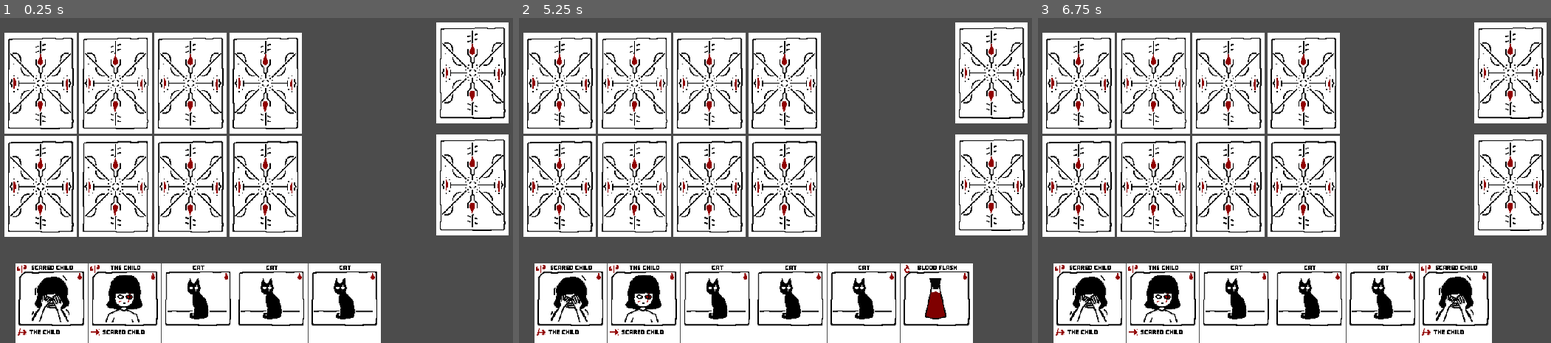
Above: before the commit, frames 1-3 (left to right).
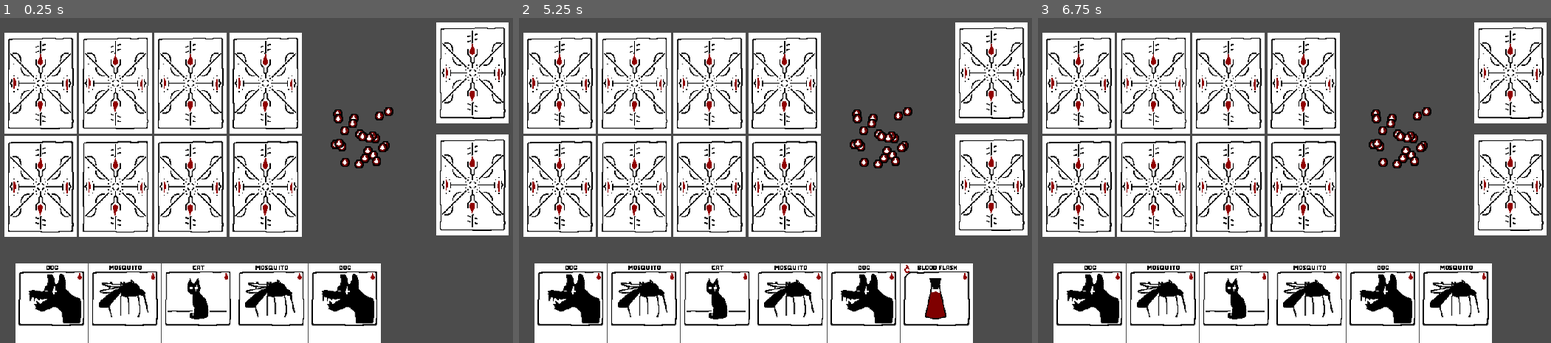
Above: after the commit, the same moments.

Repository: Lilith-In-Starlight/Bloodless
Game: Godot game, scene res://Game.tscn
Same seed, same stepped clock (60 frames per second), same inputs: the game is played once before the commit and once after it.
Inputs (mouse positions are in pixels of both pictures, inside the frame that each line leads up to):
- Up to frame 1 (0.25 s): no input
- Up to frame 2 (5.25 s): click (570, 313) at 0.52 s; click (570, 313) at 1.27 s; click (642, 313) at 2.02 s; click (719, 313) at 2.77 s; click (790, 313) at 3.52 s; click (862, 313) at 4.27 s; click (990, 183) at 5 s
- Up to frame 3 (6.75 s): click (1453, 313) at 5.77 s; click (1509, 73) at 6.5 s

The runs differ from the first frame. In frame 1, 4.0% of the frame differs, in the area x 3-77%, y 27-98%; in frame 2, 4.0%; in frame 3, 4.7%, in the area x 3-87%, y 27-98%.

Commit message:
Added new cards

Diff:
--- a/CardManager.gd
+++ b/CardManager.gd
@@ -11,21 +11,33 @@
 
 
 func _ready() -> void:
-	var child := Card.new("The Child", 2, 2, 2, 2)
+	var child := Card.new("The Child", 2, 2, 2, 3)
 	child.image = preload("res://CardParts/CardImages/Child.png")
 	child.hability_one = "molochian"
 	child.evolve = "Scared Child"
 	cards.append(child)
 
-	var scared_child := Card.new("Scared Child", 4, 3, 2, 2)
+	var scared_child := Card.new("Scared Child", 4, 3, 2, 3)
 	scared_child.image = preload("res://CardParts/CardImages/ScaredChild.png")
 	scared_child.hability_one = "molochian"
 	scared_child.require = "The Child"
 	cards.append(scared_child)
 
-	var cat := Card.new("Cat", 2, 1, 2, 1)
+	var cat := Card.new("Cat", 2, 1, 1, 2)
 	cat.image = preload("res://CardParts/CardImages/Cat.png")
 	cards.append(cat)
+
+	var dog := Card.new("Dog", 1, 1, 1, 1)
+	dog.image = preload("res://CardParts/CardImages/Dog.png")
+	cards.append(dog)
+
+	var mosquito := Card.new("Mosquito", 1, 1, 1, 1)
+	mosquito.image = preload("res://CardParts/CardImages/Mosquito.png")
+	cards.append(mosquito)
+
+	var centi := Card.new("Centipede", 1, 1, 2, 1)
+	centi.image = preload("res://CardParts/CardImages/Centipede.png")
+	cards.append(centi)
 
 
 func get_sigil_texture(n:String) -> Texture:
--- a/Game.gd
+++ b/Game.gd
@@ -1,10 +1,6 @@
 extends Node2D
 
 class PlayerState:
-	var hand := []
-	var blood := 0
-	var coins := 0
-class AIState:
 	var lane_knowledge := [null, null, null, null]
 	var hand := []
 	var blood := 0
@@ -16,7 +12,7 @@
 var card_in_hand :Card = null
 var player_state := PlayerState.new()
 
-var ai_state := AIState.new()
+var ai_state := PlayerState.new()
 
 var player_lanes := []
 var bot_lanes := []
@@ -29,7 +25,12 @@
 func _ready() -> void:
 	randomize()
 	var c := LaneDisplay.instance()
-
+	for i in health:
+		var a := Sprite.new()
+		a.texture = preload("res://Coin.png")
+		a.position.y = CardManager.card_size.y + 4 + 60 + randf() * 100 - 50
+		a.position.x = CardManager.card_size.x * 4 + 16 + 60 + 50 + randf() * 100
+		$Pool.add_child(a)
 	for i in 4:
 		c = LaneDisplay.instance()
 		c.position.y = CardManager.card_size.y + 4 + 60
@@ -46,13 +47,9 @@
 		bot_lanes.append(c)
 		add_child(c)
 
-	for i in 3:
+	for i in 5:
 		player_state.hand.append(CardManager.cards[randi()%CardManager.cards.size()].duplicate())
 		ai_state.hand.append(CardManager.cards[randi()%CardManager.cards.size()].duplicate())
-	for i in 2:
-		player_state.hand.append(CardManager.cards[2].duplicate())
-		ai_state.hand.append(CardManager.cards[2].duplicate())
-
 
 
 	player_state.hand.shuffle()
@@ -60,19 +57,24 @@
 
 
 func _on_lane_clicked(object:Node2D) -> void:
+	var whostate := player_state
+	if not player_turn:
+		whostate = ai_state
 	if card_in_hand != null:
 		if object.card == null and card_in_hand.require == "":
 			object.card = card_in_hand
 			if object.card.hability_one == "blood_flask":
-				player_state.blood += 1
-			player_state.blood -= card_in_hand.cost
+				whostate.blood += 1
+			whostate.blood -= card_in_hand.cost
 			card_in_hand = null
 		elif object.card != null and card_in_hand.require == object.card.name:
 			object.card = card_in_hand
-			player_state.blood -= card_in_hand.cost
+			whostate.blood -= card_in_hand.cost
 			card_in_hand = null
 			if object.card.hability_one == "blood_flask":
-				player_state.blood += 1
+				whostate.blood += 1
+	if object.card != null and object.card.name == "Blood Flask" and card_in_hand == null and Input.is_key_pressed(KEY_SHIFT):
+		object.card = null
 	object.update_card()
 
 
@@ -81,7 +83,10 @@
 		if event.pressed:
 			if event.button_index == 2:
 				if card_in_hand != null:
-					player_state.hand.append(card_in_hand)
+					var whostate := player_state
+					if not player_turn:
+						whostate = ai_state
+					whostate.hand.append(card_in_hand)
 					card_in_hand = null
 					update_hand()
 			elif event.button_index == 3:
@@ -123,34 +128,54 @@
 						player_state.coins += blc[i].strength
 						health -= blc[i].strength
 				player_turn = !player_turn
-
-				if !player_turn:
-					var played := false
-					var p = bot_lanes[randi()%4]
-					if ai_state.blood < 1:
-						var rand_card :Card = CardManager.make_blood_flask()
-						p.card = rand_card
-					p.update_card()
-					while played == false:
-						p = bot_lanes[randi()%4]
-						var rand_card :Card = ai_state.hand[randi()%ai_state.hand.size()]
-						if rand_card != null:
-							if p.card == null and rand_card.require == "":
-								p.card = rand_card
-								if p.card.hability_one == "blood_flask":
-									ai_state.blood += 1
-								ai_state.blood -= rand_card.cost
-								rand_card = null
-								played = true
-							elif p.card != null and rand_card.require == p.card.name:
-								p.card = rand_card
-								ai_state.blood -= rand_card.cost
-								rand_card = null
-								if p.card.hability_one == "blood_flask":
-									ai_state.blood += 1
-								played = true
-					ai_state.hand.append(CardManager.cards[randi()%CardManager.cards.size()].duplicate())
-					p.update_card()
+				update_hand()
+
+#				if !player_turn:
+#					var played := false
+#					var p = bot_lanes[randi()%4]
+#					if ai_state.blood < 1:
+#						var rand_card :Card = CardManager.make_blood_flask()
+#						var done := false
+#						var tries := 0
+#						while not done and tries < 25:
+#							tries += 1
+#							if p.card == null:
+#								done = true
+#								p.card = rand_card
+#							p = bot_lanes[randi()%4]
+#					p.update_card()
+#					var tries := 0
+#					while played == false and tries < 25:
+#						tries += 1
+#						p = bot_lanes[randi()%4]
+#						var rand_card :Card = ai_state.hand[randi()%ai_state.hand.size()]
+#						if rand_card != null:
+#							if p.card == null and rand_card.require == "":
+#								p.card = rand_card
+#								if p.card.hability_one == "blood_flask":
+#									ai_state.blood += 1
+#								ai_state.blood -= rand_card.cost
+#								rand_card = null
+#								played = true
+#							elif p.card != null and rand_card.require == p.card.name:
+#								p.card = rand_card
+#								ai_state.blood -= rand_card.cost
+#								rand_card = null
+#								if p.card.hability_one == "blood_flask":
+#									ai_state.blood += 1
+#								played = true
+#					if not played:
+#						var rand_card :Card = CardManager.make_blood_flask()
+#						var done := false
+#						tries = 0
+#						while not done and tries < 25:
+#							tries += 1
+#							if p.card == null:
+#								done = true
+#								p.card = rand_card
+#							p = bot_lanes[randi()%4]
+#					ai_state.hand.append(CardManager.cards[randi()%CardManager.cards.size()].duplicate())
+#					p.update_card()
 
 				for i in 4:
 					if player_lanes[i].card:
@@ -162,14 +187,23 @@
 
 					bot_lanes[i].update_card()
 					player_lanes[i].update_card()
-				print(health, " ", player_state.coins, " ", ai_state.coins)
+				update_hand()
+				print(health, " | ", player_state.blood, " ", ai_state.blood)
+				if player_turn:
+					print("Down")
+				else:
+					print("Up")
+				update_pool_health()
 
 
 func update_hand():
 	for i in $Hand.get_children():
 		i.queue_free()
 	var count := 0
-	for i in player_state.hand:
+	var whostate := player_state
+	if not player_turn:
+		whostate = ai_state
+	for i in whostate.hand:
 		var cd := CardDisplay.instance()
 		cd.card = i
 		cd.update_card()
@@ -181,21 +215,56 @@
 
 
 func _on_DeckButton_pressed() -> void:
-	if player_turn:
-		var randcard :Card = CardManager.cards[randi()%CardManager.cards.size()].duplicate()
-		player_state.hand.append(randcard)
-		update_hand()
+	var whostate := player_state
+	if not player_turn:
+		whostate = ai_state
+	var randcard :Card = CardManager.cards[randi()%CardManager.cards.size()].duplicate()
+	whostate.hand.append(randcard)
+	update_hand()
 
 
 func _on_HandButton_pressed(card_number) -> void:
-	if player_turn:
-		if card_in_hand == null and player_state.hand[card_number].cost <= player_state.blood:
-			card_in_hand = player_state.hand[card_number]
-			player_state.hand.remove(card_number)
-		update_hand()
+	var whostate := player_state
+	if not player_turn:
+		whostate = ai_state
+	if card_in_hand == null and whostate.hand[card_number].cost <= whostate.blood:
+		card_in_hand = whostate.hand[card_number]
+		whostate.hand.remove(card_number)
+	update_hand()
 
 
 func _on_BloodDeckButton_pressed() -> void:
-	if player_turn:
-		player_state.hand.append(CardManager.make_blood_flask())
-		update_hand()
+	var whostate := player_state
+	if not player_turn:
+		whostate = ai_state
+	whostate.hand.append(CardManager.make_blood_flask())
+	update_hand()
+
+
+func update_pool_health():
+	var a := $Players1.get_child_count()
+	var b := $Players2.get_child_count()
+	for i in player_state.coins - a:
+		if i < $Pool.get_child_count():
+			var c := $Pool.get_child(i)
+			var s := Sprite.new()
+			s.texture = preload("res://Coin.png")
+			s.position = c.position
+			$Players1.add_child(s)
+			c.queue_free()
+			var twee := Tween.new()
+			twee.interpolate_property(s, "position", s.position, s.position + Vector2(randf() * 20 - 10, 150 + randf() * 20 - 10), 0.5, Tween.TRANS_QUAD, Tween.EASE_IN_OUT)
+			add_child(twee)
+			twee.start()
+	for i in ai_state.coins - b:
+		if i < $Pool.get_child_count():
+			var c := $Pool.get_child(i)
+			var s := Sprite.new()
+			s.texture = preload("res://Coin.png")
+			s.position = c.position
+			$Players2.add_child(s)
+			c.queue_free()
+			var twee := Tween.new()
+			twee.interpolate_property(s, "position", s.position, s.position + Vector2(randf() * 20 - 10, -150 + randf() * 20 - 10), 0.5, Tween.TRANS_QUAD, Tween.EASE_IN_OUT)
+			add_child(twee)
+			twee.start()
--- a/Game.tscn
+++ b/Game.tscn
@@ -24,5 +24,11 @@
 margin_right = 935.0
 margin_bottom = 218.0
 
+[node name="Pool" type="Node2D" parent="."]
+
+[node name="Players1" type="Node2D" parent="."]
+
+[node name="Players2" type="Node2D" parent="."]
+
 [connection signal="pressed" from="DeckButton" to="." method="_on_BloodDeckButton_pressed"]
 [connection signal="pressed" from="DeckButton2" to="." method="_on_DeckButton_pressed"]
Binary file added: CardParts/CardImages/Centipede.png
Not shown, added: CardParts/CardImages/Centipede.png.import
Binary file added: CardParts/CardImages/Dog.png
Not shown, added: CardParts/CardImages/Dog.png.import
Binary file added: CardParts/CardImages/Mosquito.png
Not shown, added: CardParts/CardImages/Mosquito.png.import
Binary file added: Coin.png
Not shown, added: Coin.png.import
Binary file added: Font/G.png
Not shown, added: Font/G.png.import
Binary file added: Font/M.png
Not shown, added: Font/M.png.import
(and 4 more such lines)
